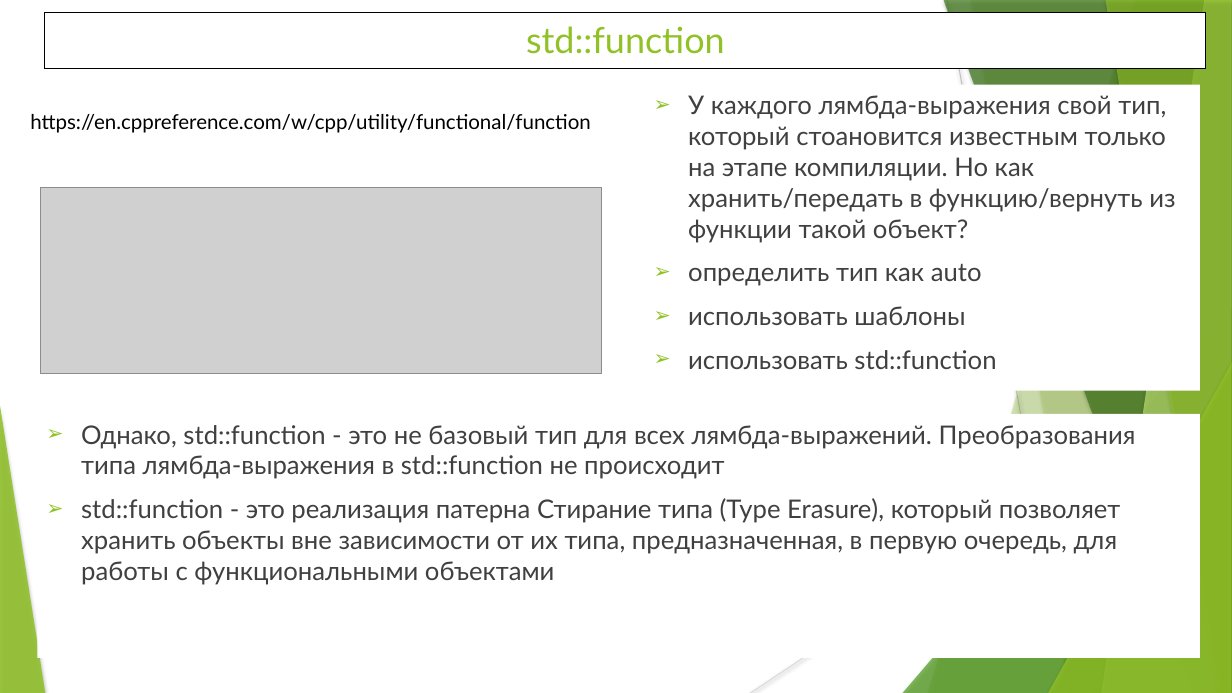
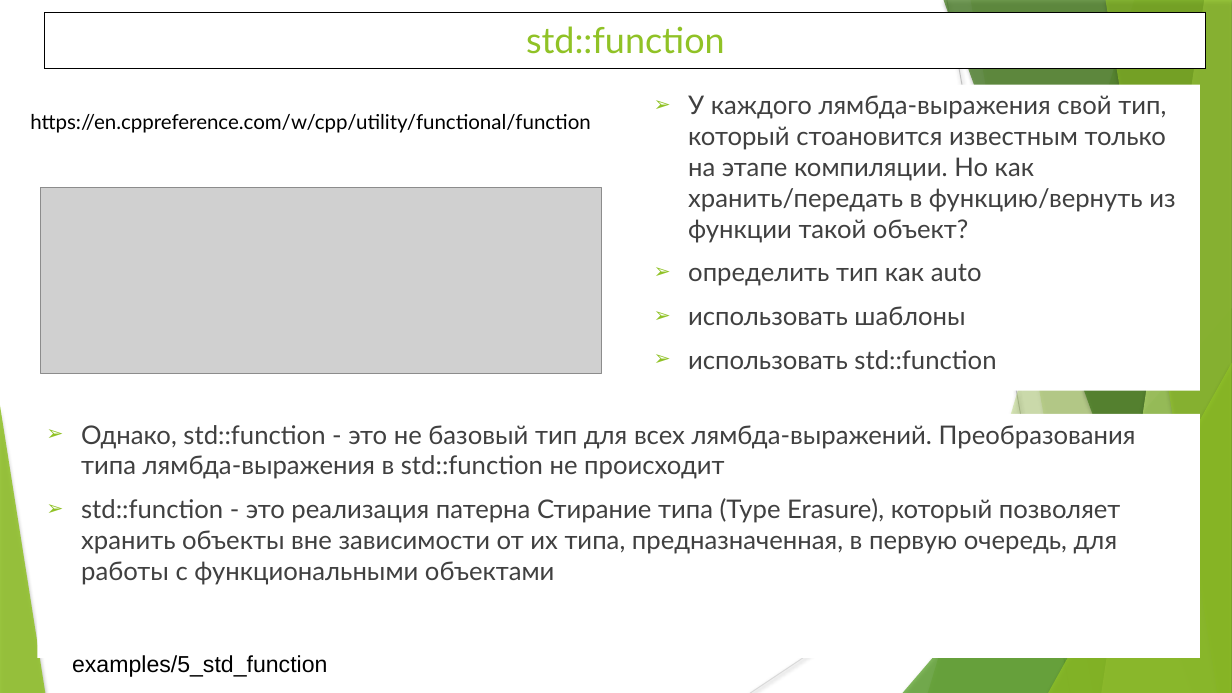
Before and after one commit to WhiteCatStudies/lectures, a slide deck: slide 7 of pt2/lectures/lecture6/lecture6.pptx. Drawn at 1232x693 pixels with LibreOffice and Linux fonts; fonts in the diff are those of the drawing; grey boxes stand for pictures. Boxes give left, top, right and bottom in pixels: in the first picture for what was removed or moved away, otherwise in the second. Text is boxed around its words. In the diff, an @@ line names an element or a change of style, - is before the commit and + after.

Commit message:
Lecture 6 final slide on functional programming. Smart pointers are removed

```diff
--- a/pt2/lectures/lecture6/lecture6.pptx
+++ b/pt2/lectures/lecture6/lecture6.pptx
@@ rectangle "Однако, std::function - это не ...": place and size @@
-rectangle "Однако, std::function - это не ..." at (81,425,1136,585)
+rectangle "Однако, std::function - это не ..." at (37,414,1200,658)
@@ text added at (72,655,327,677), 18 pt, text #000000 @@
+examples/5_std_function
```
Also in this commit, not shown: 15 other slides changed, 1 slide added, 16 other files.
